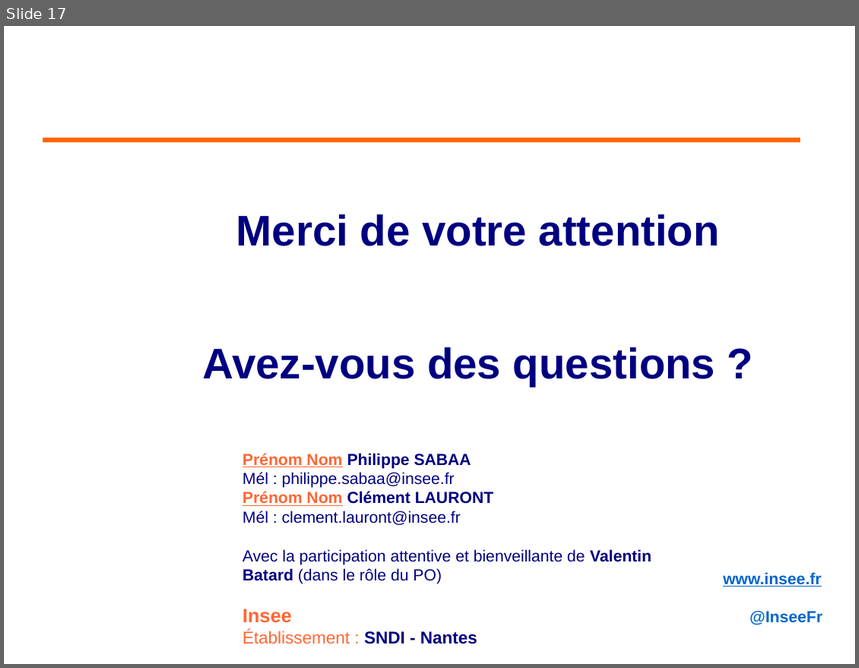
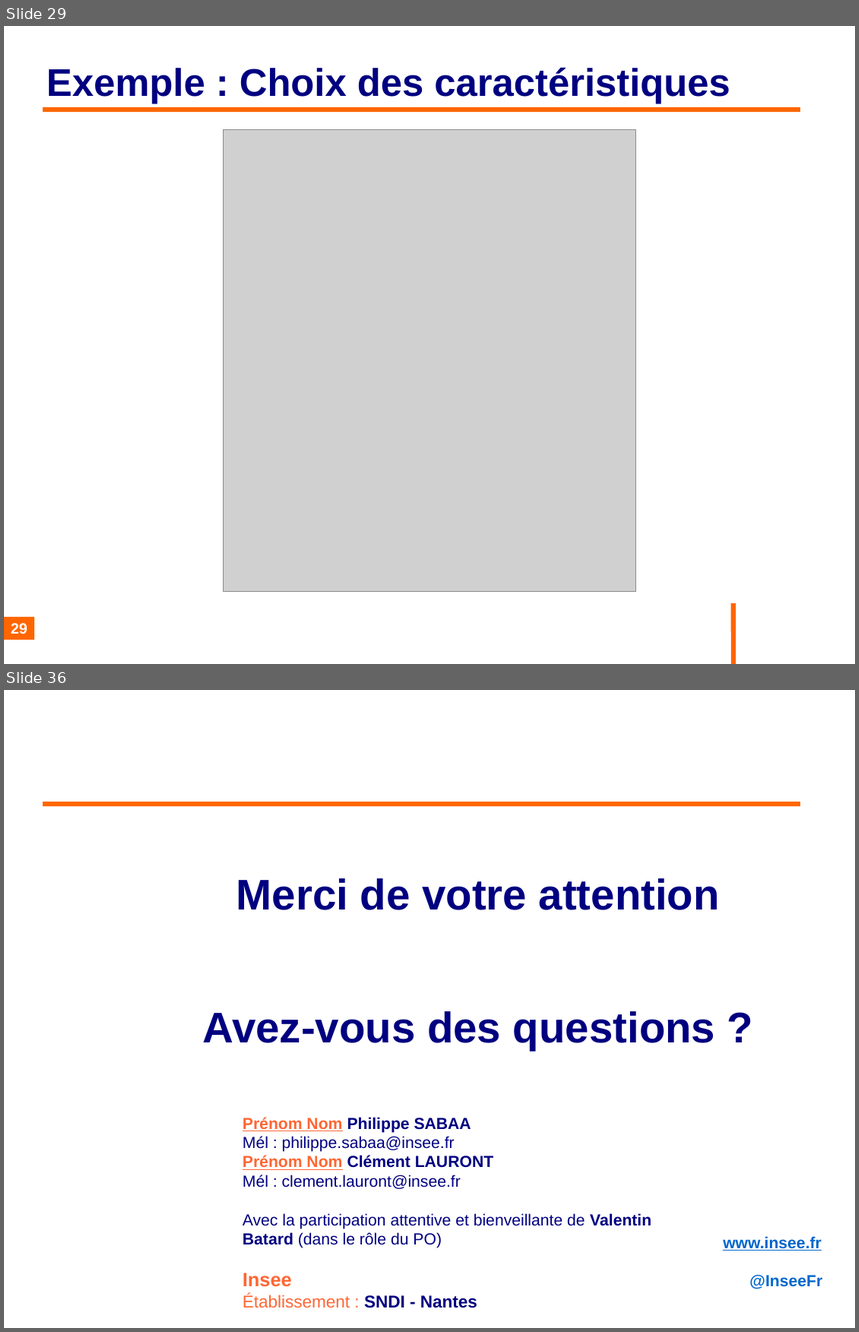
Before and after one commit to philphils/formation-spring-boot, a slide deck: Documentation/diapo_formation_spring_boot.odp. Shown one above the other, each under a label of ours: slide 17 before the commit, slides 29 and 36 after it; the slides between them are not shown. The pictures are 859x668 and 859x1332 pixels, drawn with LibreOffice and Linux fonts; fonts in the diff are those of the drawing; grey boxes stand for pictures; background and template pictures are left out. Boxes give left, top, right and bottom in pixels: in the first picture for what was removed or moved away, otherwise in the second. Text is boxed around its words. In the diff, an @@ line names an element or a change of style, - is before the commit and + after.

```diff
--- a/Documentation/diapo_formation_spring_boot.odp
+++ b/Documentation/diapo_formation_spring_boot.odp
@@ slide 29 added at box(4, 26, 855, 664), background #FFFFFF @@
@@ title added at box(47, 67, 730, 104), 36 pt, text #000080, bold @@
+Exemple : Choix des caractéristiques
@@ line added from (43, 110) to (801, 110), #FF6600 4.54 pt @@
@@ picture added at box(224, 129, 636, 592) @@
@@ page number added at box(4, 618, 34, 641), fill #FF6600, 14 pt, text #FFFFFF, bold @@
+29
@@ line added from (734, 604) to (734, 664), #FF6600 4.54 pt @@
@@ what was slide 17 is now slide 36 @@
```
Also in this commit, not shown: 9 slides changed, 18 other slides added.
